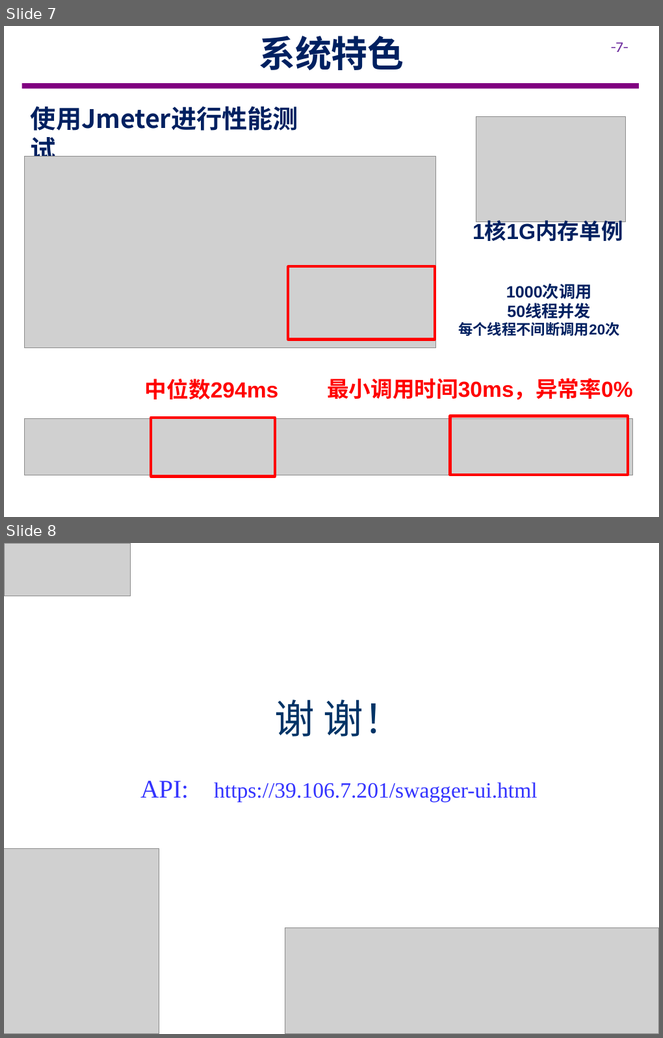
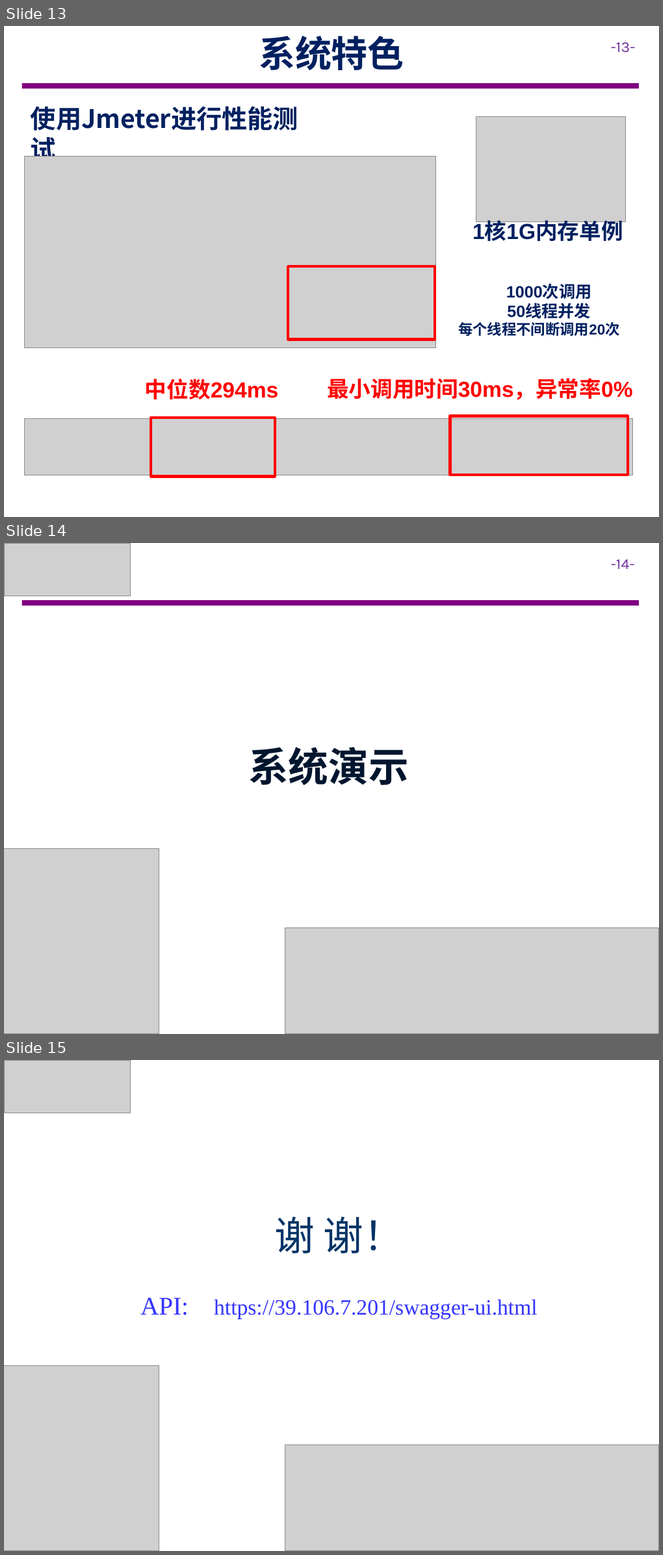
Before and after one commit to cuiods/Paratrooper, a slide deck: doc/项目展示.pptx. Shown one above the other, each under a label of ours: slides 7 and 8 before the commit, slides 13, 14 and 15 after it. The pictures are 663x1038 and 663x1555 pixels, drawn with LibreOffice and Linux fonts; fonts in the diff are those of the drawing; grey boxes stand for pictures; background and template pictures are left out. Boxes give left, top, right and bottom in pixels: in the first picture for what was removed or moved away, otherwise in the second. Text is boxed around its words. In the diff, an @@ line names an element or a change of style, - is before the commit and + after.

```diff
--- a/doc/项目展示.pptx
+++ b/doc/项目展示.pptx
@@ slide 14 added at [4,543,659,1034], background #FFFFFF; not listed: 2 template elements that a slide beside it also shows @@
@@ picture added at [4,543,131,596] @@
@@ subtitle added at [248,747,408,785], 44 pt, text #00152E, bold @@
+系统演示
@@ picture added at [4,849,159,1034] @@
@@ picture added at [285,928,659,1034] @@
@@ what was slide 7 is now slide 13 @@
@@ page number at [611,42,636,53]: text changed @@
--7-
+-13-
@@ what was slide 8 is now slide 15 @@
```
Also in this commit, not shown: 3 slides changed, 6 other slides added, 2 other files.
